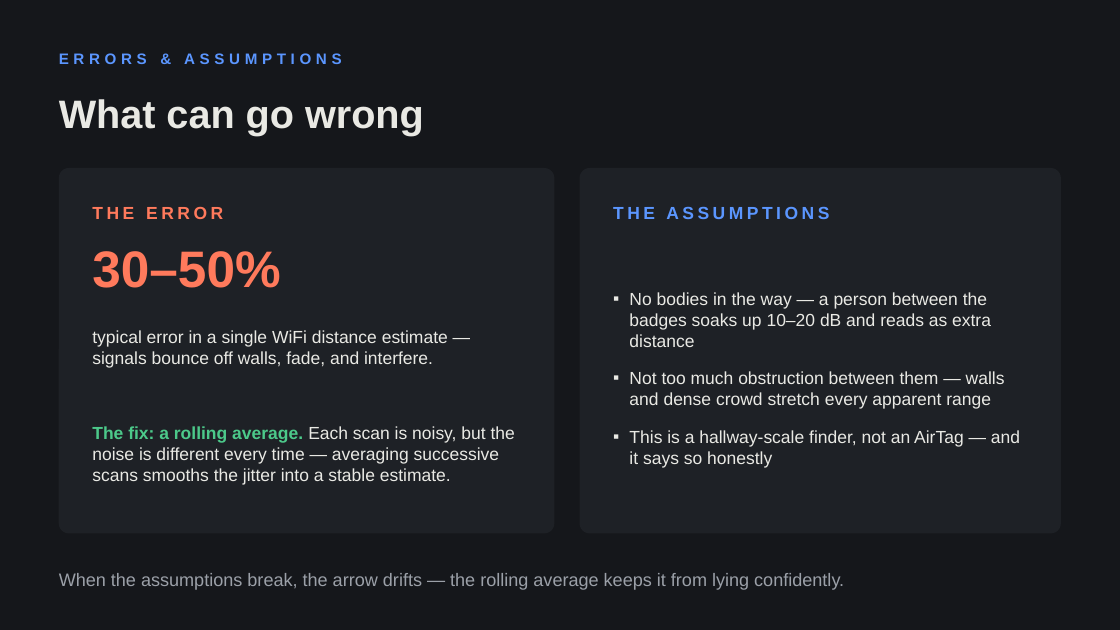
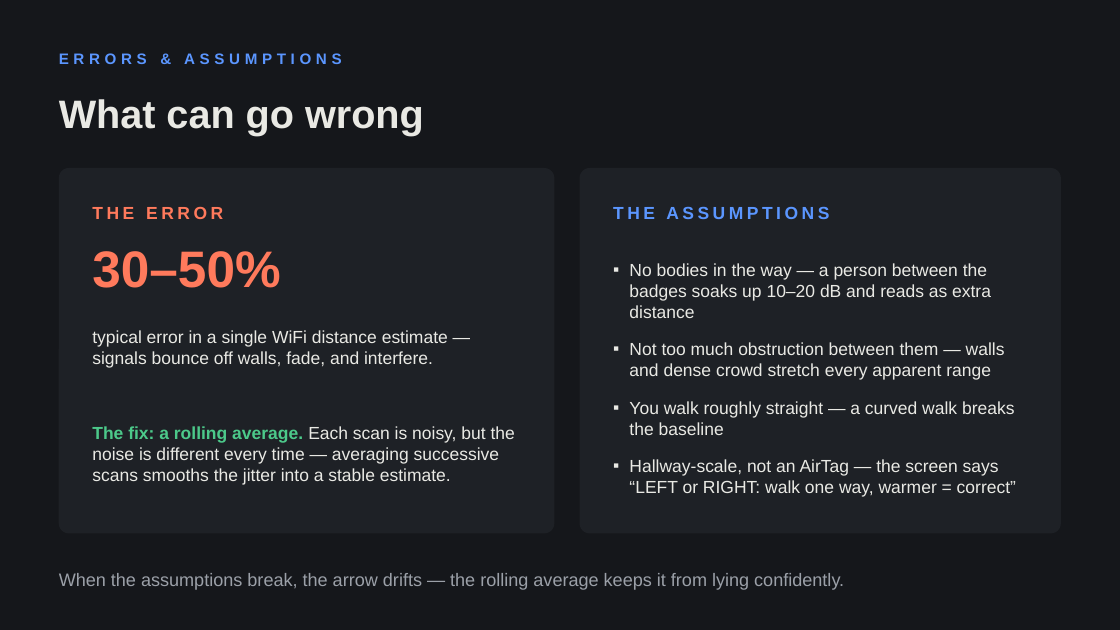
Before and after one commit to abigail-liang/hack-the-north-2026-badge, a slide deck: slide 13 of presentation/badge-finder-slides.pptx. Drawn at 1120x630 pixels with LibreOffice and Linux fonts; fonts in the diff are those of the drawing. Boxes give left, top, right and bottom in pixels: in the first picture for what was removed or moved away, otherwise in the second. Text is boxed around its words. In the diff, an @@ line names an element or a change of style, - is before the commit and + after.

```diff
--- a/presentation/badge-finder-slides.pptx
+++ b/presentation/badge-finder-slides.pptx
@@ text at <box>629,401,1016,497</box>: text changed @@
-▪ This is a hallway-scale finder, not an AirTag — and it says so honestly
+▪ You walk roughly straight — a curved walk breaks the baseline
+▪ Hallway-scale, not an AirTag — the screen says “LEFT or RIGHT: walk one way, warmer = correct”
```
Also in this commit, not shown: 5 other slides changed, 2 other files.
